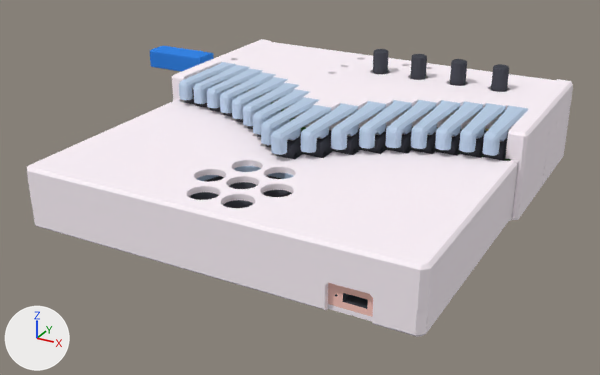
A saved change to the Blender file Blender/EK002.blend.
Both versions are drawn from a 50 mm lens placed at (12.7, -21.7, 12.4), pointed at (-0.7, 2.7, 0.2). Arrows for +X, +Y and +Z are at lower left; the lights stay in place.

Before the edit, the objects in view are built like this:
```python
ob_batt = bpy.data.objects.new('Batt', me_cube_146)
ob_batt.location = (4.8, -4.3, 0.4)
ob_case_top = bpy.data.objects.new('Case_Top', me_cube_006)
ob_case_top.location = (0.0, 0.0, 0.0)
ob_casebottom = bpy.data.objects.new('CaseBottom', me_cube_143)
ob_casebottom.location = (0.0, 0.0, 0.0)
ob_casemiddle = bpy.data.objects.new('CaseMiddle', me_cube_044)
ob_casemiddle.location = (0.0, 0.0, 0.0)
ob_knob_001 = bpy.data.objects.new('Knob.001', me_cube_024)
ob_knob_001.parent = ob_pcb
ob_knob_001.location = (4.8, 8.0, 2.0)
ob_pcb = bpy.data.objects.new('PCB', me_pcb)
ob_pcb.location = (0.0, 0.0, 2.0)
ob_pcb.scale = (6.6, 1.0, 1.0)
ob_sp_cap = bpy.data.objects.new('SP_Cap', me_cylinder_042)
ob_sp_cap.location = (0.0, 0.0, 0.0)
ob_speaker = bpy.data.objects.new('Speaker', me_cylinder_002)
ob_speaker.location = (0.0, -2.2, -0.1)
ob_speaker.scale = (0.898, 0.898, 1.0)
ob_usbconnector = bpy.data.objects.new('USBConnector', me_cube)
ob_usbconnector.location = (-8.0, 7.49, 2.69)
ob_usbconnector.scale = (2.7, 0.522, 0.39)
```
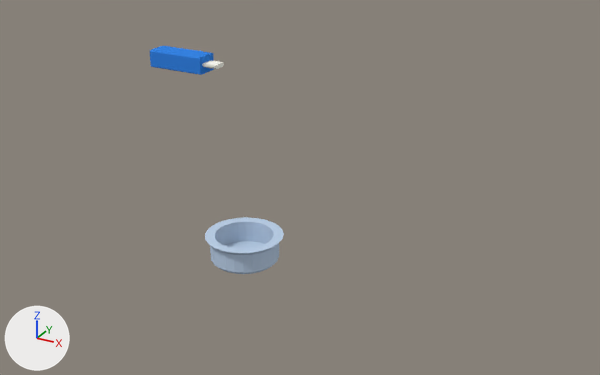
Changed parts and their boxes (x1, y1, x2, y2) in the pictures (600 x 375 px; the box of a moved part takes in the faces that stretch with it):
'CaseMiddle', hidden: before (27, 100, 517, 310)
'Case_Top', hidden: before (172, 39, 573, 220)
'CaseBottom', hidden: before (32, 99, 557, 337)
'Batt', hidden: before (328, 283, 373, 317)
'Speaker', hidden: before (189, 175, 292, 208)
'Knob.001', hidden: before (491, 64, 509, 92)
'Knob.002', hidden: before (450, 59, 467, 86)
'Knob.003', hidden: before (410, 54, 427, 80)
'Knob.004', hidden: before (373, 49, 389, 74)
'D2F.010', hidden: before (304, 130, 334, 158)
'D2F.009', hidden: before (276, 132, 304, 160)
'Case_SP_Ring', hidden: before (197, 166, 293, 181)
'D2F.011', hidden: before (334, 128, 362, 155)
'D2F.012', hidden: before (362, 127, 388, 154)
'D2F.013', hidden: before (388, 126, 413, 154)
'D2F.014', hidden: before (413, 127, 439, 154)
'D2F.015', hidden: before (437, 129, 463, 156)
'D2F.016', hidden: before (460, 130, 487, 158)
'D2F.017', hidden: before (483, 134, 508, 161)
'D2F.001', hidden: before (184, 88, 199, 106)
'PCB', hidden: before (247, 91, 511, 161)
'D2F.002', hidden: before (199, 103, 212, 111)
'D2F.003', hidden: before (212, 107, 225, 116)
'D2F.004', hidden: before (225, 113, 237, 121)
'D2F.005', hidden: before (237, 119, 243, 123)
'D2F.006', hidden: before (247, 126, 253, 129)
'D2F.008', hidden: before (265, 144, 271, 148)
part 1 of me_cylinder_042, moved or reshaped (not visible before): after (205, 217, 284, 253)

The edits, one by one:
me_cylinder_042 has 144 vertices, 100 faces and spans x -1.23..1.23, y -3.43..-0.97, z -0.25..0.6.
me_cylinder_042 is used by ob_sp_cap; location (0.0, 0.0, 0.0).
me_cylinder_042 part 1: 24 of 144 vertices moved; they spanned x -0.98..1.0, y -3.18..-1.2, z 0.6 and now span x -0.93..0.92, y -3.12..-1.28, z 0.6; mean shift (-0.01, 0.0, 0.0); largest move (-0.51, -1.33, 0.6) -> (-0.47, -1.4, 0.6).
Object 'Batt' (ob_batt) is now hidden.
Object 'Speaker' (ob_speaker) is now hidden.
Object 'Case_Top' (ob_case_top) is now hidden.
Object 'CaseMiddle' (ob_casemiddle) is now hidden.
Object 'CaseBottom' (ob_casebottom) is now hidden.
Object 'PCB' (ob_pcb) is now hidden.
Object 'Knob.001' (ob_knob_001) is now hidden.
Object 'Knob.002' (ob_knob_002) is now hidden.
Object 'Knob.003' (ob_knob_003) is now hidden.
Object 'Knob.004' (ob_knob_004) is now hidden.
Object 'SOT-363.002' (ob_sot_363_002) is now hidden.
Object 'Chip1608.002' (ob_chip1608_002) is now hidden.
Object 'Chip1608.011' (ob_chip1608_011) is now hidden.
Object 'D2F.001' (ob_d2f_001) is now hidden.
Object 'D2F.002' (ob_d2f_002) is now hidden.
Object 'D2F.003' (ob_d2f_003) is now hidden.
Object 'D2F.004' (ob_d2f_004) is now hidden.
Object 'D2F.005' (ob_d2f_005) is now hidden.
Object 'D2F.006' (ob_d2f_006) is now hidden.
Object 'D2F.007' (ob_d2f_007) is now hidden.
Object 'D2F.008' (ob_d2f_008) is now hidden.
Object 'D2F.009' (ob_d2f_009) is now hidden.
Object 'D2F.010' (ob_d2f_010) is now hidden.
Object 'D2F.011' (ob_d2f_011) is now hidden.
Object 'D2F.012' (ob_d2f_012) is now hidden.
Object 'D2F.013' (ob_d2f_013) is now hidden.
Object 'D2F.014' (ob_d2f_014) is now hidden.
Object 'D2F.015' (ob_d2f_015) is now hidden.
Object 'D2F.016' (ob_d2f_016) is now hidden.
Object 'D2F.017' (ob_d2f_017) is now hidden.
Object 'Case_SP_Ring' (ob_case_sp_ring) is now hidden.
